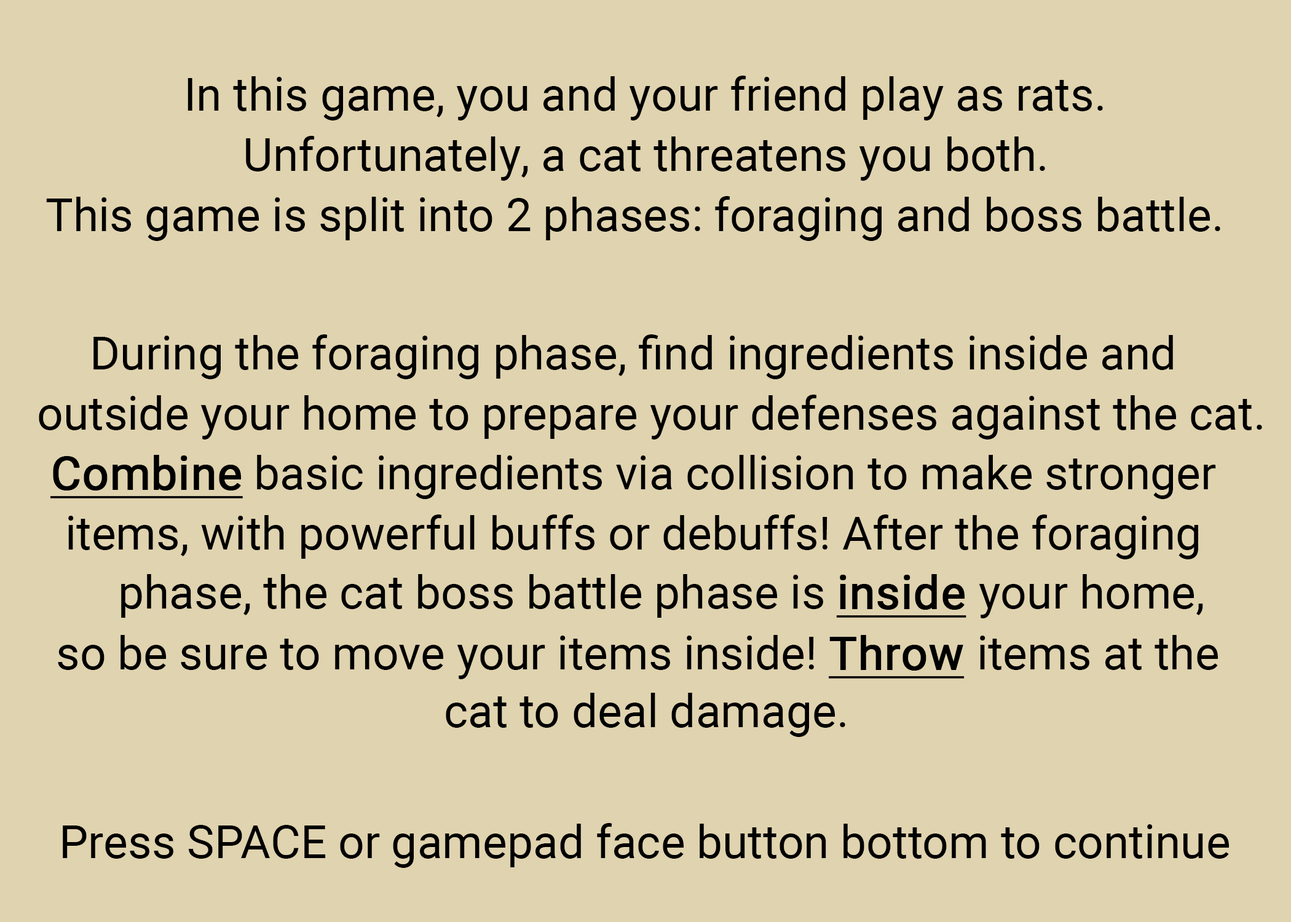
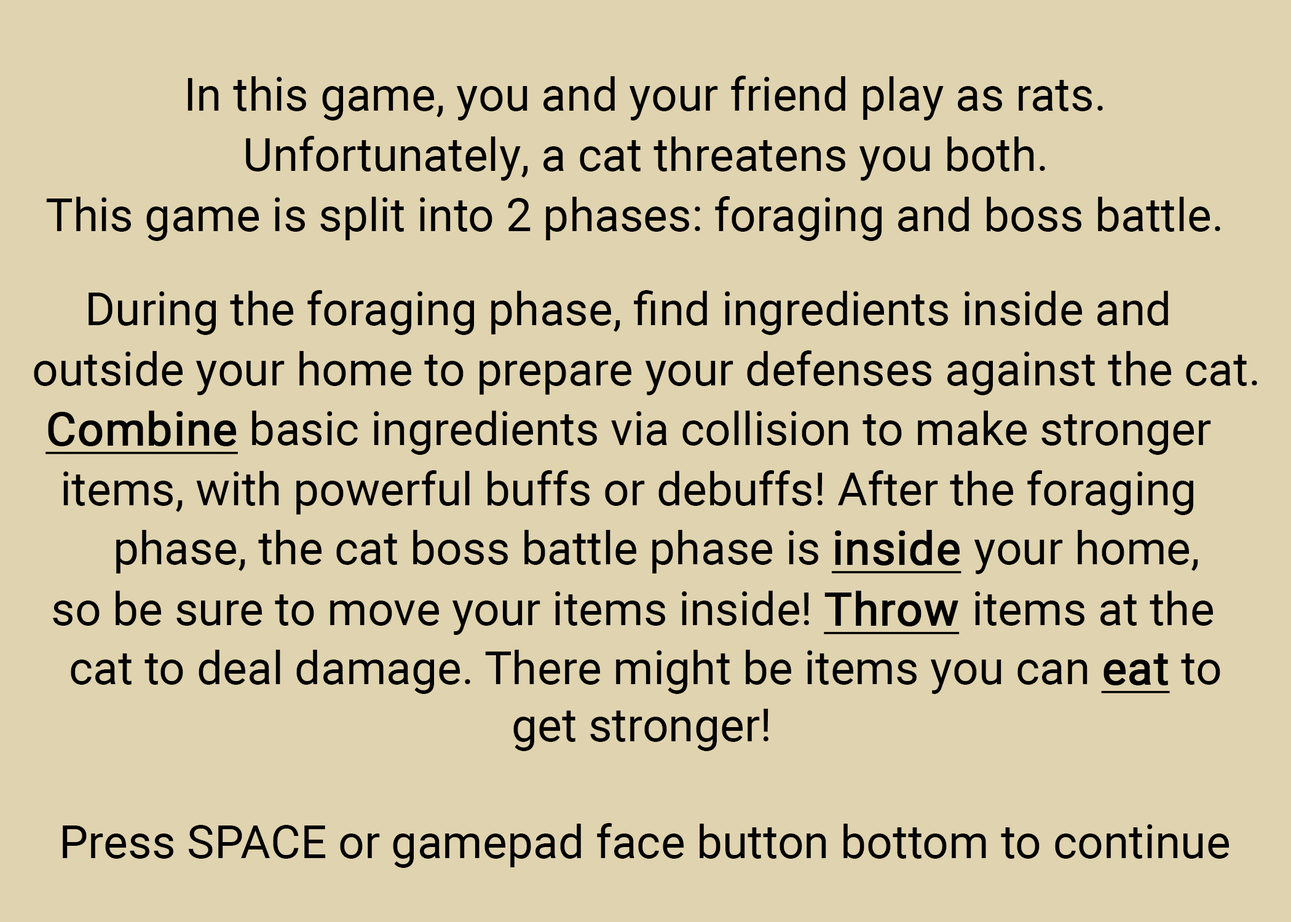
Layers edited between the first and the second 1291 x 922 image:
added layer "get stronger!" above "t" over [513, 709, 769, 752]
painted on "t" over [70, 650, 1221, 738]
painted on "so be sure to move your items inside! Throw items at the" over [52, 591, 1219, 680]
painted on "phase, the cat boss battle phase is inside your home," over [116, 530, 1204, 619]
painted on "items, with powerful buffs or debuffs! After the foraging" over [63, 470, 1199, 560]
painted on "Combine basic ingredients via collision to make stronger" over [45, 410, 1217, 500]
painted on "outside your home to prepare your defenses against the cat." over [33, 350, 1263, 440]
painted on "During the foraging phase, find ingredients inside and" over [88, 290, 1174, 380]
